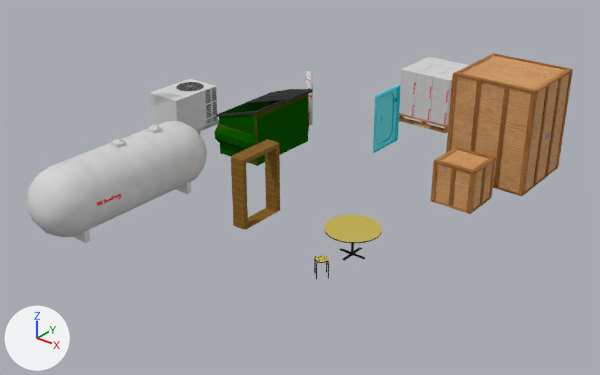
What one commit did to the Blender file Assets/World/C10L1/raw/C10L1_Props.blend.
Both versions are drawn from a 50 mm lens placed at (21.2, -23.6, 16.8), pointed at (0.1, 2.8, 0.4). Lighting does not change. The marker at lower left points along +X, +Y and +Z.

Objects in the first picture: 'CargoBay_Crate_Cube', 'CargoBay_Crate_Huge', 'CargoBay_PalletStuff', 'Liminal_Doorway', 'Liminal_Table_Head', 'SunRoom_Dumpster', 'SunRoom_Dumpster_Lid', 'SunRoom_HVAC', 'SunRoom_Hatch', 'SunRoom_Tank'.
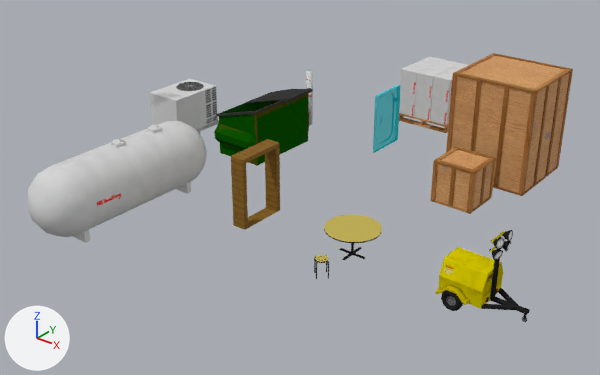
What differs and where, as boxes (x1, y1, x2, y2) in the pictures (600 x 375 px):
'SunRoom_Dumpster', moved
    both: (214, 93, 309, 166)
'CargoBay_LightTower', added
    after: (436, 230, 530, 322)
'SunRoom_HVAC', moved
    before: (150, 79, 219, 132)
    after: (150, 78, 219, 132)

The change, as a list of edits to the scene's bpy script:
```text
Add img_uv_cargobay_lighttower_png:
    img_uv_cargobay_lighttower_png = load_image('uv_cargobay_lighttower.png', 'CargoBay/uv_cargobay_lighttower.png', 256, 256, 'sRGB')
Add mat_map_lighttower:
    mat_map_lighttower = principled_material('Map_LightTower')
    mat_map_lighttower.texture = img_uv_cargobay_lighttower_png
    mat_map_lighttower.specular_ior_level = 0.0
Add me_cube_009:
    me_cube_009.from_pydata(...)  # 926 vertices, 845 faces; spans x -0.72..2.4, y -1.04..1.04, z -0.09..3.0
    me_cube_009.polygons.foreach_set('use_smooth', [True] * 845)
    me_cube_009.materials.append(mat_map_lighttower)  # picture img_uv_cargobay_lighttower_png
Change ob_sunroom_dumpster:
    ob_sunroom_dumpster.location: (-4.5, 6.0, 0.0) -> (-4.5, 6.0, 0.01)
Change ob_sunroom_hvac:
    ob_sunroom_hvac.location: (-10.0, 5.0, 0.0) -> (-10.0, 5.0, 0.01)
Add ob_cargobay_lighttower:
    ob_cargobay_lighttower = bpy.data.objects.new('CargoBay_LightTower', me_cube_009)
    ob_cargobay_lighttower.location = (10.0, 0.0, 0.09)
```
